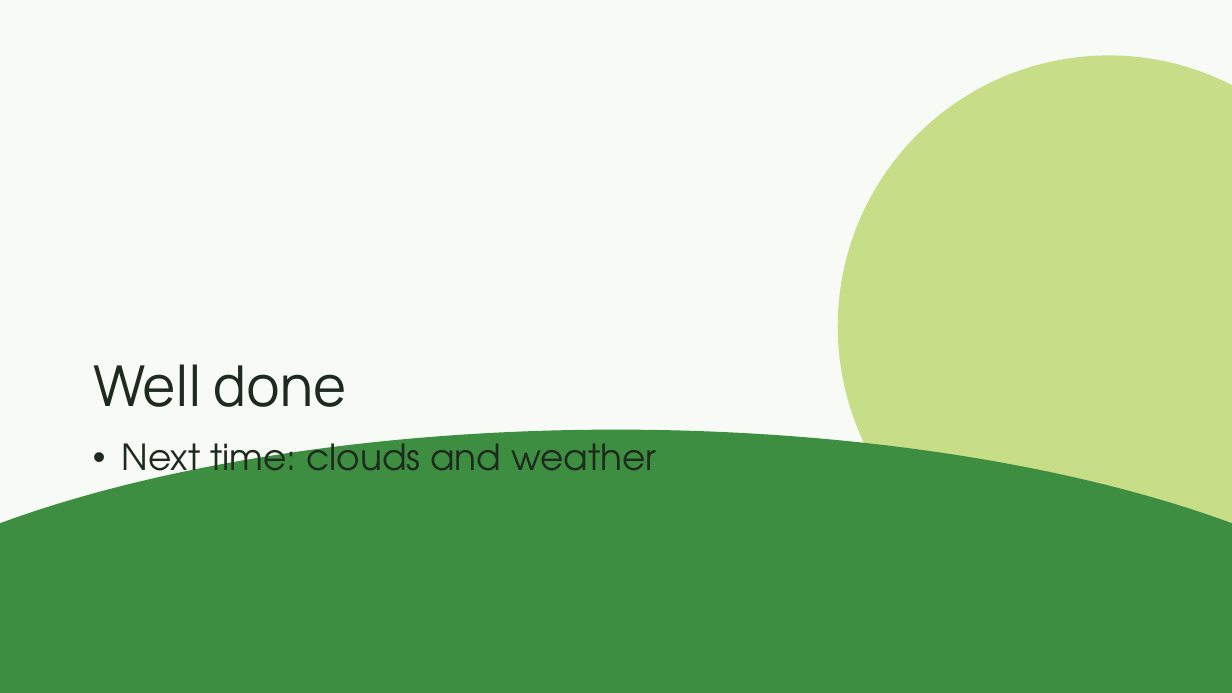
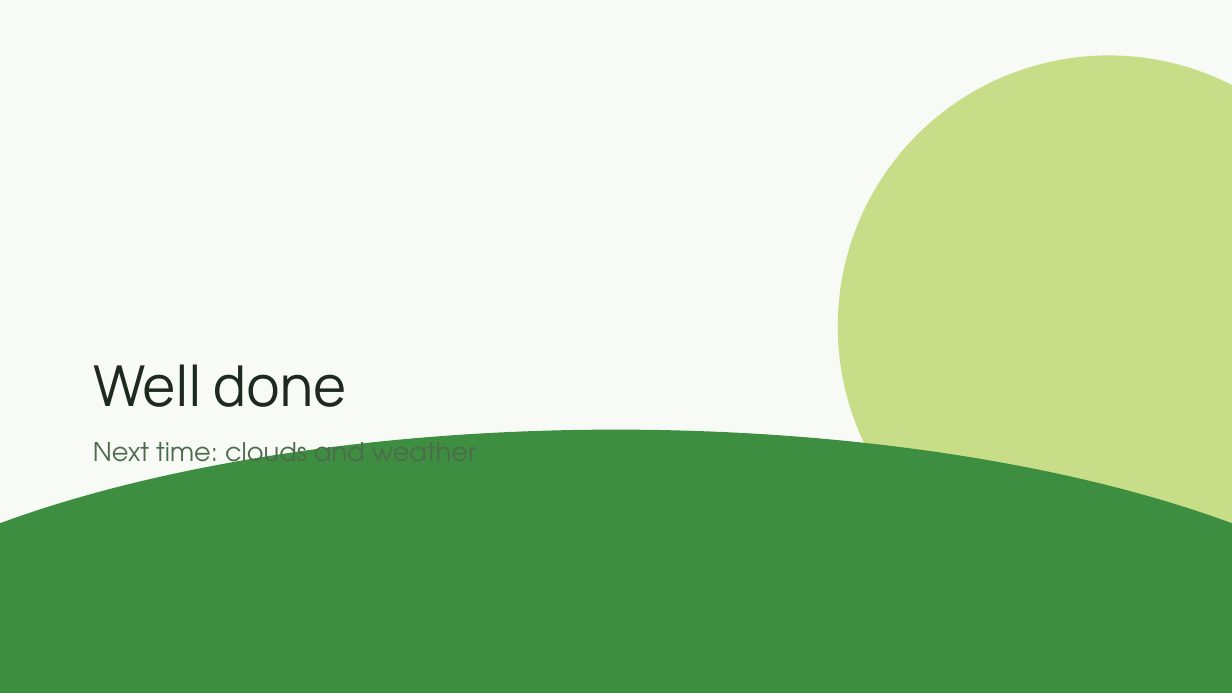
Before and after one commit to clerdoapp/clerdoframe, a slide deck: slide 5 of examples/lesson.pptx. Drawn at 1232x693 pixels with LibreOffice and Linux fonts; fonts in the diff are those of the drawing. Boxes give left, top, right and bottom in pixels: in the first picture for what was removed or moved away, otherwise in the second. Text is boxed around its words. In the diff, an @@ line names an element or a change of style, - is before the commit and + after.

```diff
--- a/examples/lesson.pptx
+++ b/examples/lesson.pptx
@@ text "Next time: clouds and weather" at (x1=93, y1=435, x2=476, y2=474): size 28 to 20 pt, text colour #1F2A1E to #4E6A4C; bullet • to none @@
```
Also in this commit, not shown: 7 other files.
